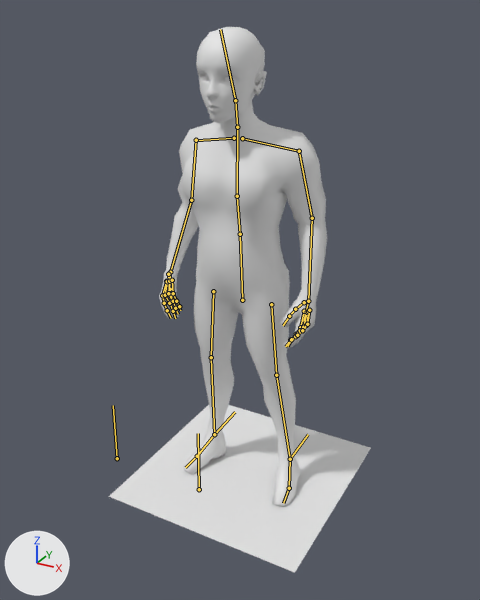
The Blender file Assets/BlenderProjectFile/final low poly character  rigged.blend, before and after one commit.
Both versions are drawn from a 50 mm camera at (3.84, -7.19, 6.37) aimed at (-0.04, -0.13, 2.85). The lights are fixed; the arrows at lower left show +X, +Y and +Z. The bones that bend it are drawn over the model as lines.
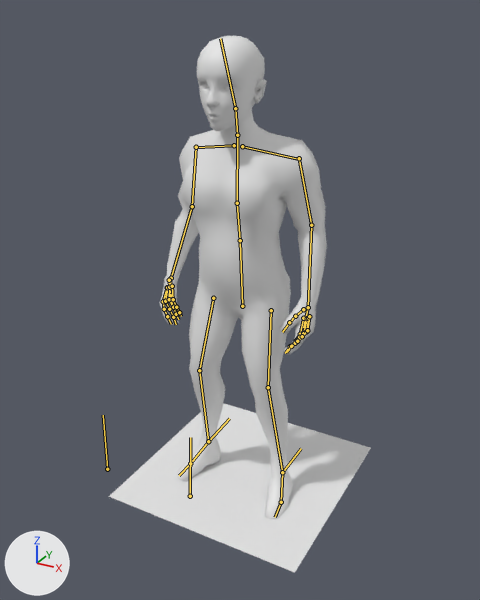
The newer file adds an action. The first version stands in its rest pose; the second is drawn at frame 20 of the action 'idle'.

Changed parts and their boxes (x1, y1, x2, y2) in the pictures (480 x 600 px):
'body', posed: before (159, 27, 327, 507); after (159, 36, 327, 519)
bone 'hips', root to tip: before (242, 300) to (240, 234); after (242, 306) to (240, 240)
bone 'shin.L.001', root to tip: before (290, 459) to (308, 434); after (282, 472) to (301, 448)
bone 'shin.R.001', root to tip: before (214, 434) to (235, 412); after (208, 441) to (229, 418)

The change in detail:
Bone 'hips' (bone_hips) moves from (0.0, 0.0, 0.0) to (0.0, -0.09, 0.01).
Bone 'shin.L.001' (bone_shin_l_001) moves from (0.0, 0.0, 0.0) to (0.0, -0.25, -0.06).
Bone 'shin.L.001' (bone_shin_l_001) turns from (0, 0, 0) to (-3, 0, 0) degrees about its own x, y and z.
Bone 'shin.R.001' (bone_shin_r_001) moves from (0.0, 0.0, 0.0) to (0.0, -0.18, -0.01).
